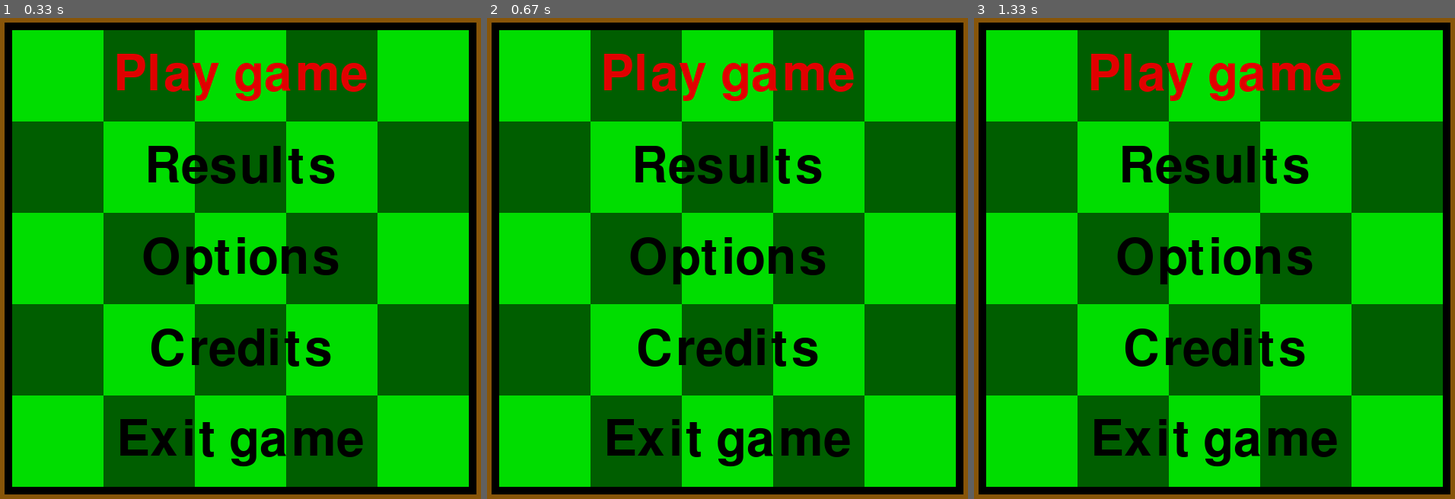
Above: before the commit, frames 1-3 (left to right).
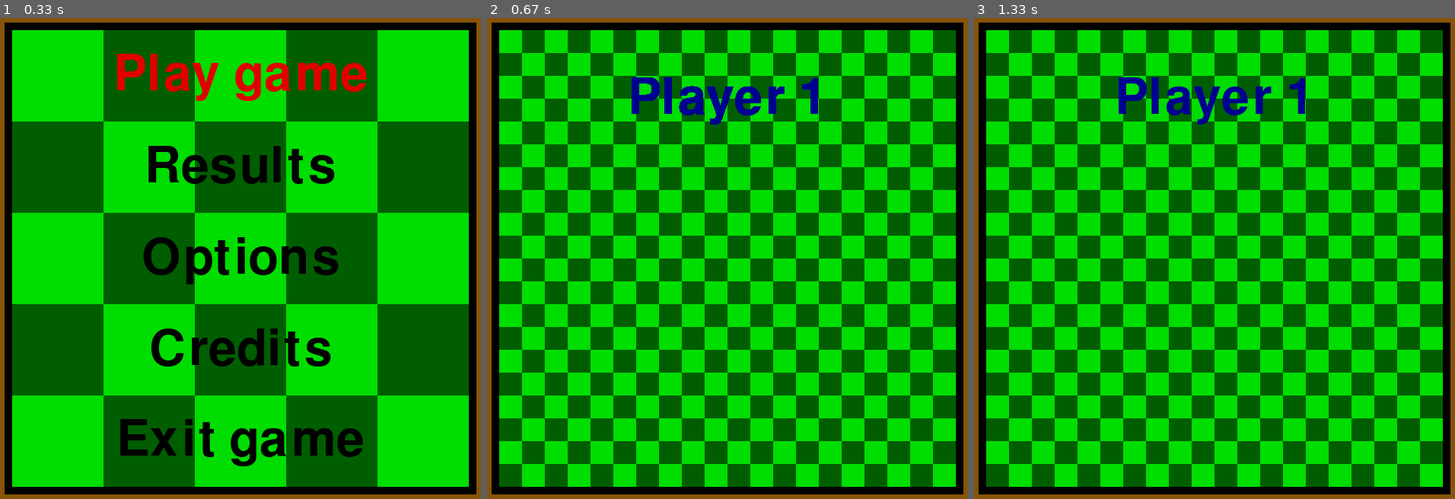
Above: after the commit, the same moments.

Repository: TomaszBednorz/Pygame_Snake
Game: pygame game, started from main.py
The game is run twice, just before and just after one commit, with the same random seed, the same clock (stepped at 60 frames per second) and the same inputs.
Inputs:
- Up to frame 1 (0.33 s): no input
- Up to frame 2 (0.67 s): tap Enter at 0.33 s
- Up to frame 3 (1.33 s): hold Enter 0.67-1.13 s; hold Up 0.67-1.13 s

Frame 1 is identical in both runs. In frame 2, 49% of the frame differs, in the area x 2-98%, y 2-98%; in frame 3, 49%.

Commit message:
Small updates & nickname implementation in game.py

Diff:
--- a/basic_functionalities.py
+++ b/basic_functionalities.py
@@ -19,11 +19,17 @@
 red_color = pygame.Color(225, 0, 0)
 black_color = pygame.Color(0, 0, 0)
 pink_color = pygame.Color(225, 0, 126)
+light_green_color = pygame.Color((0, 221, 0))
+dark_green_color = pygame.Color((0, 94, 0))
+dark_blue_color = pygame.Color((0, 0, 144))
+orange_color = pygame.Color((248, 65, 73))
+
 
 # Players in game
 class Players(IntEnum):
     ONE_PLAYER = 1
     TWO_PLAYER = 2
+
 
 # This function draw basic board
 # 1. Brown sides
@@ -50,15 +56,14 @@
     chunks_in_col = 5  # Number of chunks in rows
     chunk_height = 4 * cell_size
     chunk_width = 4 * cell_size
-    chunk_color_1 = pygame.Color((0, 221, 0))  # Light green
-    chunk_color_2 = pygame.Color((0, 94, 0))  # Dark green
+
     for i in range(chunks_in_row):
         for j in range(chunks_in_col):
             rect = pygame.Rect(start_square.x * cell_size, start_square.y * cell_size, chunk_width, chunk_height)
             if (i + j) % 2 == 0:
-                pygame.draw.rect(screen, chunk_color_1, rect)
+                pygame.draw.rect(screen, light_green_color, rect)
             else:
-                pygame.draw.rect(screen, chunk_color_2, rect)
+                pygame.draw.rect(screen, dark_green_color, rect)
 
             if start_square.x < 2 + chunks_in_row * 3 - 1:
                 start_square.x += 4
--- a/game.py
+++ b/game.py
@@ -1,22 +1,123 @@
 import pygame
 import sys
+import random
+from pygame.math import Vector2
 
-# from main import screen, cell_size, surface_size, font
+from basic_functionalities import Players, font96, red_color, black_color, surface_size, screen, light_green_color, \
+    dark_green_color, dark_blue_color, orange_color, surface_size
+
+
+class Snake:
+    def __init__(self, snake_num):
+        self.direction = Vector2(0, 1)
+        self.body = [Vector2(7 * snake_num, 12), Vector2(7 * snake_num, 11), Vector2(7 * snake_num, 10)]
+
+
+class Apple:
+    def __init__(self):
+        self.pos = Vector2(0, 0)
+        self.amount = 0
+
+    def random_position(self):
+        x = random.randint(0, 20)
+        y = random.randint(0, 20)
+        self.pos = Vector2(x, y)
 
 
 class Game:
-    pass
+    def __init__(self):
+        self.player1_name = ""
+        self.player2_name = ""
+        self.points = 0
+        self.grass_start_X = 60
+        self.grass_start_Y = 60
+        self.grass_size = 30
+        self.grass_number = 20
+
+    def draw_grass(self):
+        for i in range(self.grass_number):
+            for j in range(self.grass_number):
+                pos_x = self.grass_start_X + i * self.grass_size
+                pos_y = self.grass_start_Y + j * self.grass_size
+                rect = pygame.Rect(pos_x, pos_y, self.grass_size, self.grass_size)
+                if (i + j) % 2 == 0:
+                    pygame.draw.rect(screen, light_green_color, rect)
+                else:
+                    pygame.draw.rect(screen, dark_green_color, rect)
+
+    def enter_names(self, players):
+        end_of_loop = False
+        current_player = Players.ONE_PLAYER  # Player one chooses nickname firstly
+
+        while not end_of_loop:
+            for event in pygame.event.get():
+                if event.type == pygame.QUIT:  # Quit the game
+                    sys.exit()
+                if event.type == pygame.KEYDOWN:  # Update nickname
+                    self.draw_grass()  # Reset screen before update text
+                    if current_player == Players.ONE_PLAYER:  # 1st player
+                        if event.key == pygame.K_BACKSPACE:
+                            self.player1_name = self.player1_name[:-1]
+                        elif event.key == pygame.K_RETURN:
+                            current_player = Players.TWO_PLAYER
+                        else:
+                            self.player1_name += event.unicode
+                    elif current_player == Players.TWO_PLAYER:  # 2nd player
+                        if players == Players.ONE_PLAYER:  # End this section if in game is only 1 player
+                            end_of_loop = True
+                        if event.key == pygame.K_BACKSPACE:
+                            self.player2_name = self.player2_name[:-1]
+                        elif event.key == pygame.K_RETURN:
+                            end_of_loop = True
+                        else:
+                            self.player2_name += event.unicode
+
+                    if event.key == pygame.K_ESCAPE:  # Back to main menu
+                        end_of_loop = True
+
+            # 1st player title
+            text = font96.render("Player 1", True, dark_blue_color)
+            text_center = text.get_rect(center=(surface_size / 2, self.grass_start_Y + self.grass_size * 3))
+            screen.blit(text, text_center)
+
+            # 2nd player title
+            if players == Players.TWO_PLAYER:
+                text = font96.render("Player 2", True, orange_color)
+                text_center = text.get_rect(center=(surface_size / 2, self.grass_start_Y + self.grass_size * 10))
+                screen.blit(text, text_center)
+
+            # 1 & 2 player nicknames
+            text = font96.render(self.player1_name, True, black_color)
+            text_center = text.get_rect(center=(surface_size / 2, self.grass_start_Y + self.grass_size * 7))
+            screen.blit(text, text_center)
+
+            text = font96.render(self.player2_name, True, black_color)
+            text_center = text.get_rect(center=(surface_size / 2, self.grass_start_Y + self.grass_size * 14))
+            screen.blit(text, text_center)
+
+            pygame.display.update()  # Update screen
+
+
+# clock = pygame.time.Clock()
 
 
 # Loop of PLAY_GAME state
-def game_loop():
+def game_loop(players):
     end_of_loop = False
+
+    random.seed(None)
+
+    game = Game()  # Create the game
+
+    game.draw_grass()  # Draw grass on the board
+    game.enter_names(players)  # Enter player/s name/s
 
     # Start of the PLAY_GAME loop
     while not end_of_loop:
         for event in pygame.event.get():
             if event.type == pygame.QUIT:  # Quit the game
                 sys.exit()
-
-        pass
+            if event.key == pygame.K_ESCAPE:  # Back to main menu
+                end_of_loop = True
+        pygame.display.update()
     # End of the PLAY_GAME loop
--- a/main.py
+++ b/main.py
@@ -64,14 +64,14 @@
                 if event.key == pygame.K_DOWN:  # Go down in main menu
                     if game_state < GameStates.EXIT_GAME:
                         game_state += 1
-
-                if event.key == pygame.K_UP:  # Go up in main menu
+                elif event.key == pygame.K_UP:  # Go up in main menu
                     if game_state > GameStates.PLAY_GAME:
                         game_state -= 1
-
-                if event.key == pygame.K_RETURN:
+                elif event.key == pygame.K_ESCAPE:  # Quit game
+                    game_enable = False
+                elif event.key == pygame.K_RETURN:
                     if game_state == GameStates.PLAY_GAME:
-                        game_loop()
+                        game_loop(players)
                     elif game_state == GameStates.RESULTS:
                         pass
                     elif game_state == GameStates.OPTIONS:
--- a/options.py
+++ b/options.py
@@ -1,7 +1,8 @@
 import pygame
 import sys
 
-from basic_functionalities import surface_size, screen, font32, font64, font96, draw_board, red_color, black_color, pink_color, Players
+from basic_functionalities import surface_size, screen, font64, font96, draw_board, red_color, black_color, \
+                                  pink_color, Players
 
 
 def draw_options_state(players):
